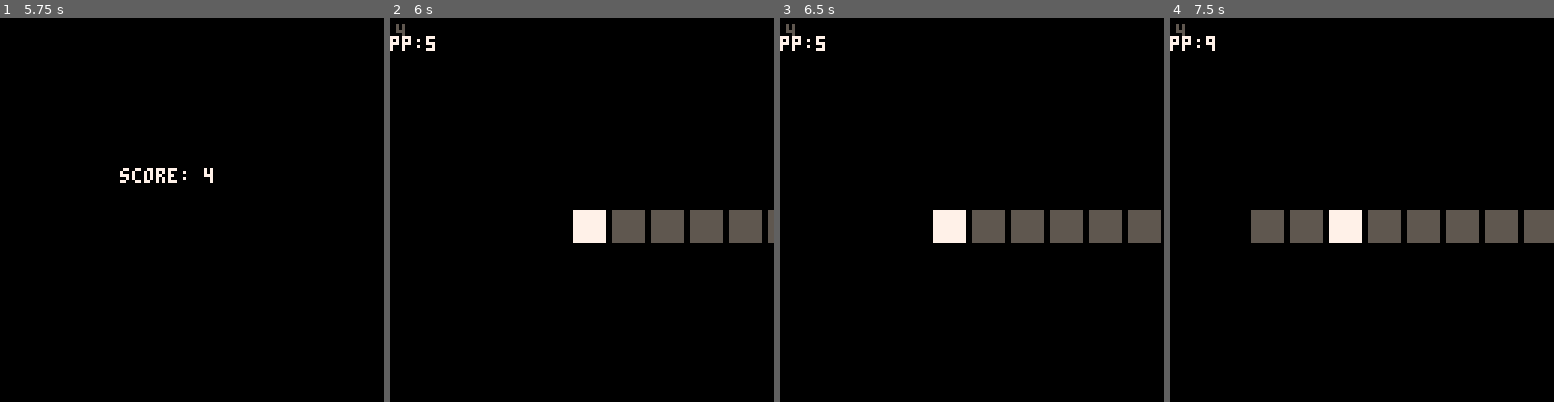
Above: before the commit, frames 1-4 (left to right).
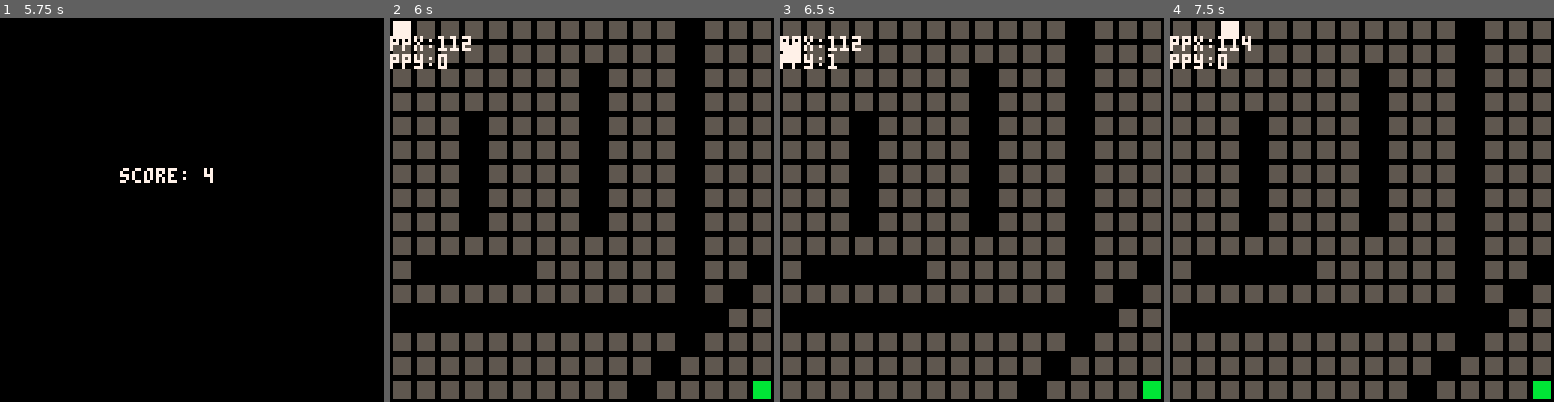
Above: after the commit, the same moments.

Repository: abemassry/dimensional-jump
Game: PICO-8 cartridge dimensional-jump.p8
The game is run twice, just before and just after one commit, with the same random seed, the same clock (stepped at 60 frames per second) and the same inputs.
Inputs:
- Up to frame 1 (5.75 s): tap X (X key) at 0.33, 1.07, 1.85, 2.97, 4.08, 5.2 s; tap O (Z key) at 0.7, 1.7, 2.1, 2.5, 2.9, 3.3, 3.7, 4.1, 4.5, 4.9, 5.3, 5.7 s; hold Right 1.6-2.1 s; hold Up 2.15-2.42 s; hold Right 2.47-3.03 s; hold Left 3.08-3.58 s; hold Down 3.63-3.97 s; hold Right 4.02-4.68 s; hold Up 4.73-5.03 s; hold Left 5.08-5.68 s; hold Down from 5.73 s (still down)
- Up to frame 2 (6 s): keep holding Down
- Up to frame 3 (6.5 s): release Down at 6.03 s; hold Right from 6.08 s (still down); tap O (Z key) at 6.1 s; tap X (X key) at 6.32 s
- Up to frame 4 (7.5 s): tap O (Z key) at 6.5, 6.9, 7.3 s; release Right at 6.58 s; hold Right 6.63-7.13 s; hold Up 7.18-7.45 s; tap X (X key) at 7.43 s

Frame 1 is identical in both runs. In frame 2, 47% of the frame differs, in the area x 0-100%, y 0-100%; in frame 3, 47%; in frame 4, 47%.

Commit message:
start work on 2d enemies

Diff:
--- a/dimensional-jump.p8
+++ b/dimensional-jump.p8
@@ -153,7 +153,8 @@
 		falling = false,
 		fall_override = false,
 		enemy_visible = false,
-		enemy_pos = 0,
+		enemy_posx = 0,
+		enemy_posy = 0,
 		t=0,
 		update=function(self)
 			-- handle right button press
@@ -246,7 +247,7 @@
 				end
 
 				for drop in all(drops) do
-					if (i == drop) c = 1
+					if (i == drop) c = 8
 					-- 79 - ((79-5)/2)
 					-- if (self.player_pos > 31 and x2 > 64 and i == (player_local - 2)) c = 8
 				end
@@ -258,7 +259,7 @@
 
 				rectfill(x1, 64, x2, 74, c)
 				if (c == 7 and x2 < 0) self.falling = true
-				if (c == 1) then
+				if (c == 8) then
 					if (self.player_pos == count) then
 						if (self.fall_anim <= 5) rectfill(x1+self.fall_anim, 64+self.fall_anim, x2-self.fall_anim, 74-self.fall_anim, 7)
 						self.falling = true
@@ -346,6 +347,8 @@
 		end_timer = 0,
 		lose_timer = 0,
 		falling = false,
+		enemy_visible = false,
+		enemy_pos = 0,
 		update=function(self)
 			self.tick_timer += 1
 			self.disappear_timer += 1
@@ -470,8 +477,19 @@
 				self.player_posy_prev = self.player_posy
 				self.player_posy = 0
 			end
+			if (self.tick_timer > 180) then
+				self.enemy_visible = true
+				self.enemy_posx = flr(rnd(128))
+				self.enemy_posy = flr(rnd(128))
+			end
 			-- temp end
 			-- 127,15
+			if self.enemy_visible and self.tick_timer % 60 == 0 then
+				if (self.player_posx > self.enemy_posx) self.enemy_posx+=1
+				if (self.player_posx < self.enemy_posx) self.enemy_posx-=1
+				if (self.player_posy > self.enemy_posy) self.enemy_posy+=1
+				if (self.player_posy < self.enemy_posy) self.enemy_posy-=1
+			end
 		end,
 		draw=function(self)
 			-- draw items in here
@@ -903,7 +921,7 @@
 	transition_timer = 0
 
 	-- TODO: debug
-	-- level = 2
+	level = 1
 	-- TODO: debug
 	if level == 0 then
 		if (reset_stage) then
